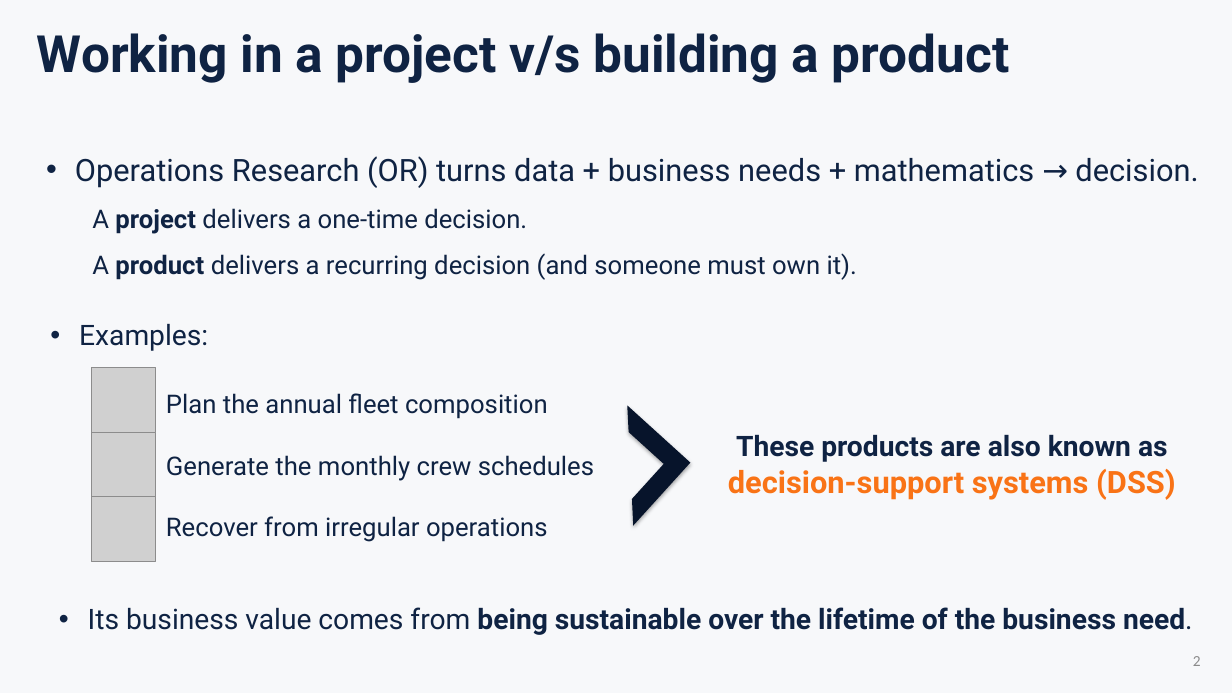
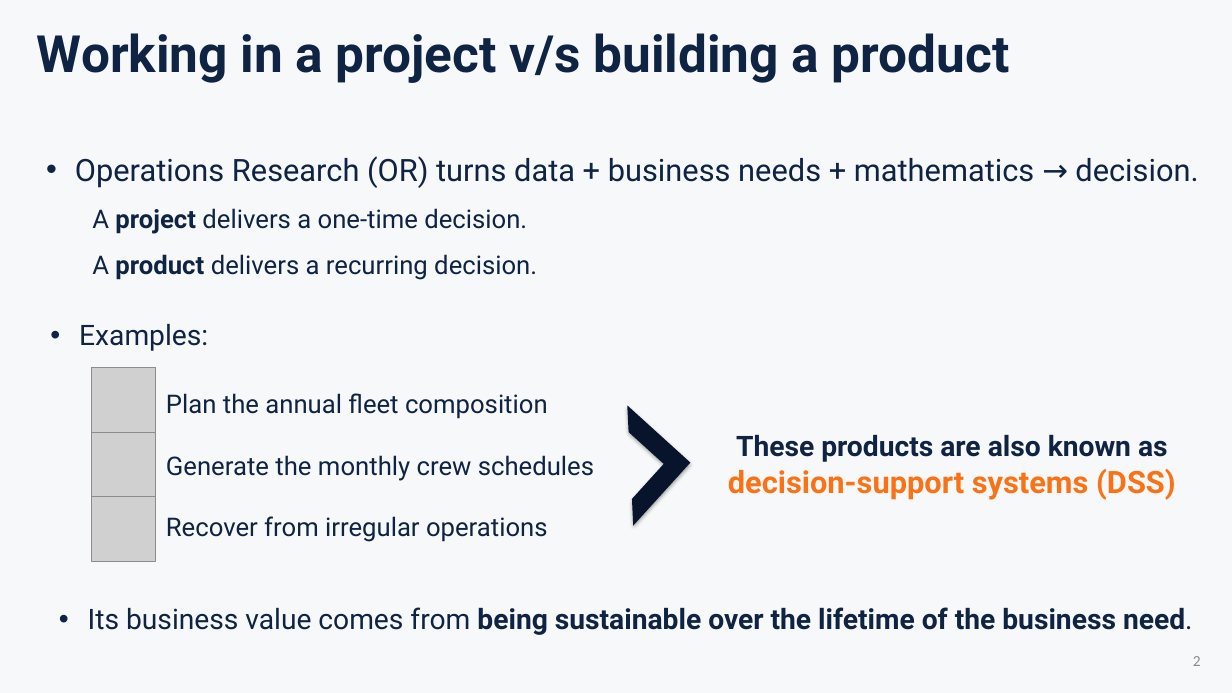
Before and after one commit to sefop/sefop-training-hub, a slide deck: slide 2 of workshops/2026-10-25-agifors-annual-symposium/Zenteno Smith - 2026 - Rethinking the embedded OR team a a specialized software team.pptx. Drawn at 1232x693 pixels with LibreOffice and Linux fonts; fonts in the diff are those of the drawing; grey boxes stand for pictures. Boxes give left, top, right and bottom in pixels: in the first picture for what was removed or moved away, otherwise in the second. Text is boxed around its words. In the diff, an @@ line names an element or a change of style, - is before the commit and + after.

```diff
--- a/workshops/2026-10-25-agifors-annual-symposium/Zenteno Smith - 2026 - Rethinking the embedded OR team a a specialized software team.pptx
+++ b/workshops/2026-10-25-agifors-annual-symposium/Zenteno Smith - 2026 - Rethinking the embedded OR team a a specialized software team.pptx
@@ text at box(92, 254, 537, 280): text changed @@
-A product delivers a recurring decision (and someone must own it).
+A product delivers a recurring decision.
```
Also in this commit, not shown: 3 other slides changed.
